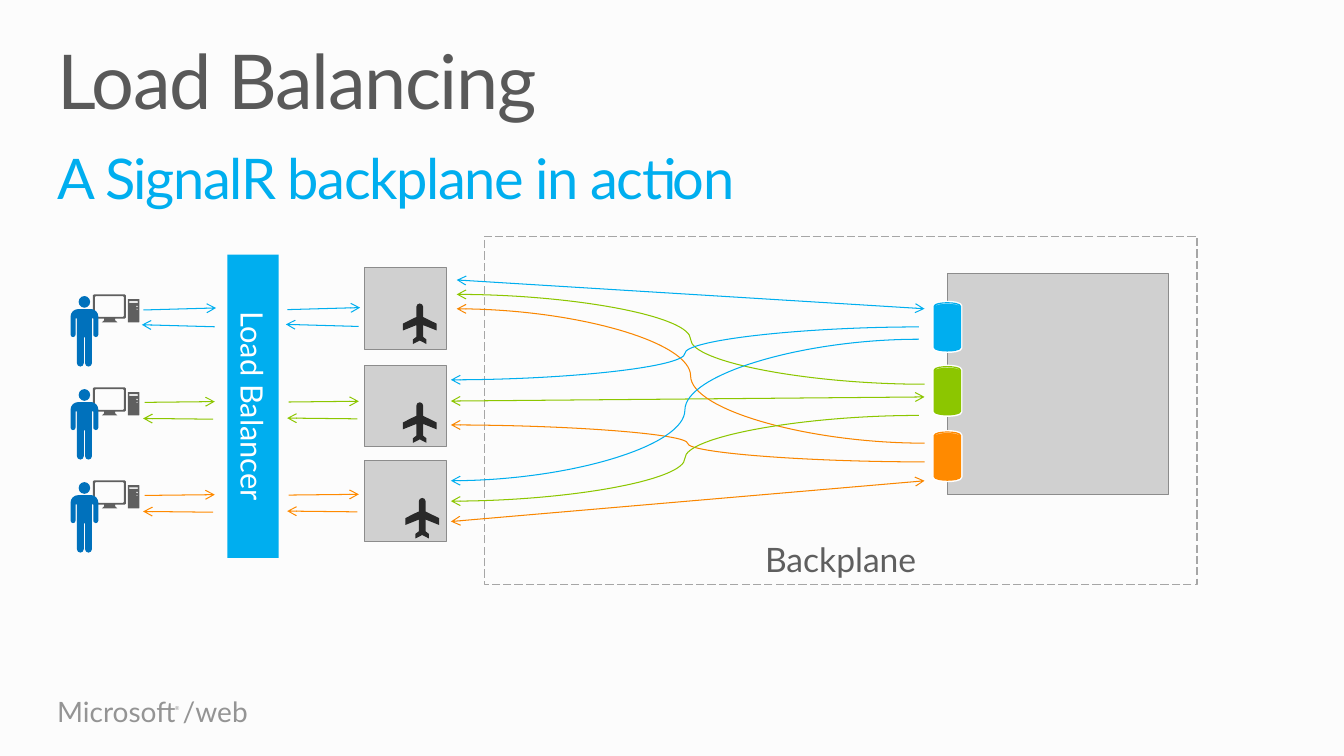
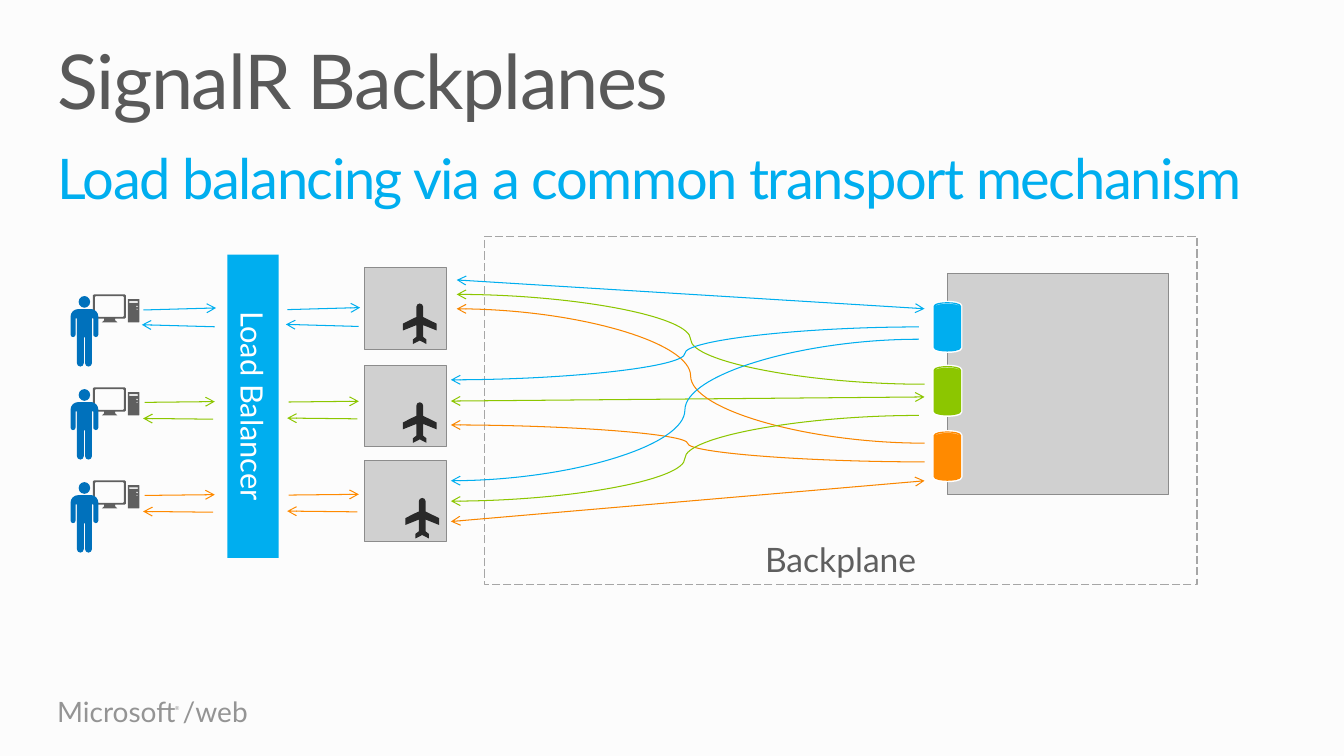
Before and after one commit to Microsoft-Web/PRESENTATION-RealtimeCommunicationsWithSignalR, a slide deck: slide 11 of RealtimeCommunicationsWithSignalR.pptx (slide 8 before the commit). Drawn at 1344x756 pixels with LibreOffice and Linux fonts; fonts in the diff are those of the drawing; grey boxes stand for pictures. Boxes give left, top, right and bottom in pixels: in the first picture for what was removed or moved away, otherwise in the second. Text is boxed around its words. In the diff, an @@ line names an element or a change of style, - is before the commit and + after.

```diff
--- a/RealtimeCommunicationsWithSignalR.pptx
+++ b/RealtimeCommunicationsWithSignalR.pptx
@@ title at [57,53,669,123]: text changed @@
-Load Balancing
+SignalR Backplanes
@@ text at [58,157,1241,209]: text changed @@
-A SignalR backplane in action
+Load balancing via a common transport mechanism
```
Also in this commit, not shown: 1 other slide changed, 4 slides added, 1 other file.
